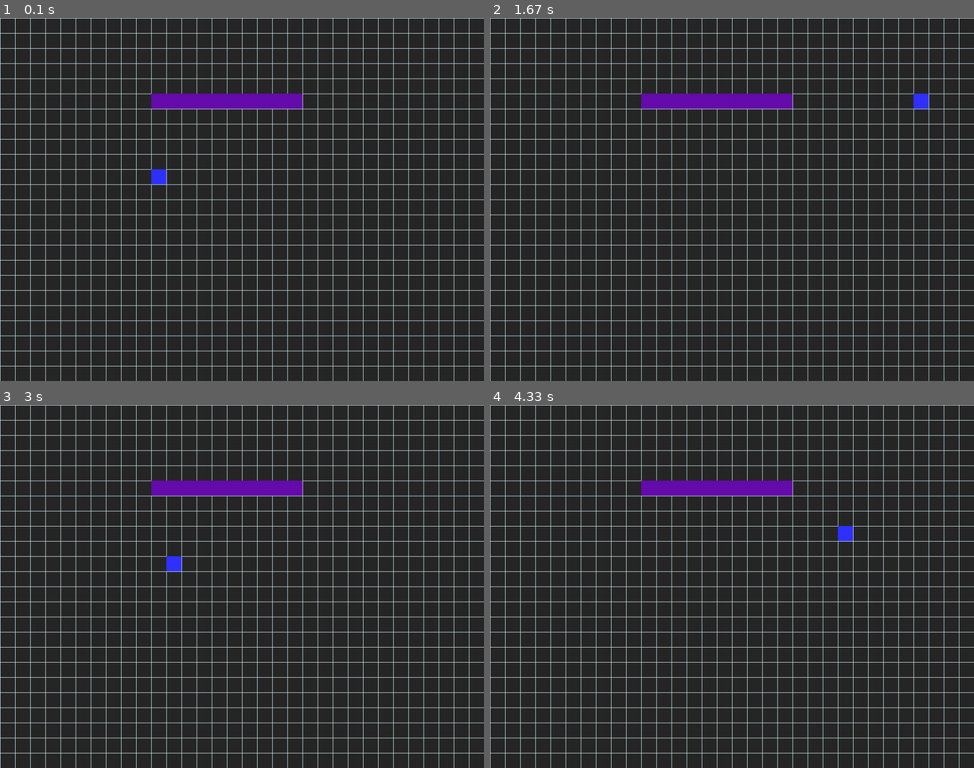
Above: before the commit, frames 1-4 (two rows, left to right).
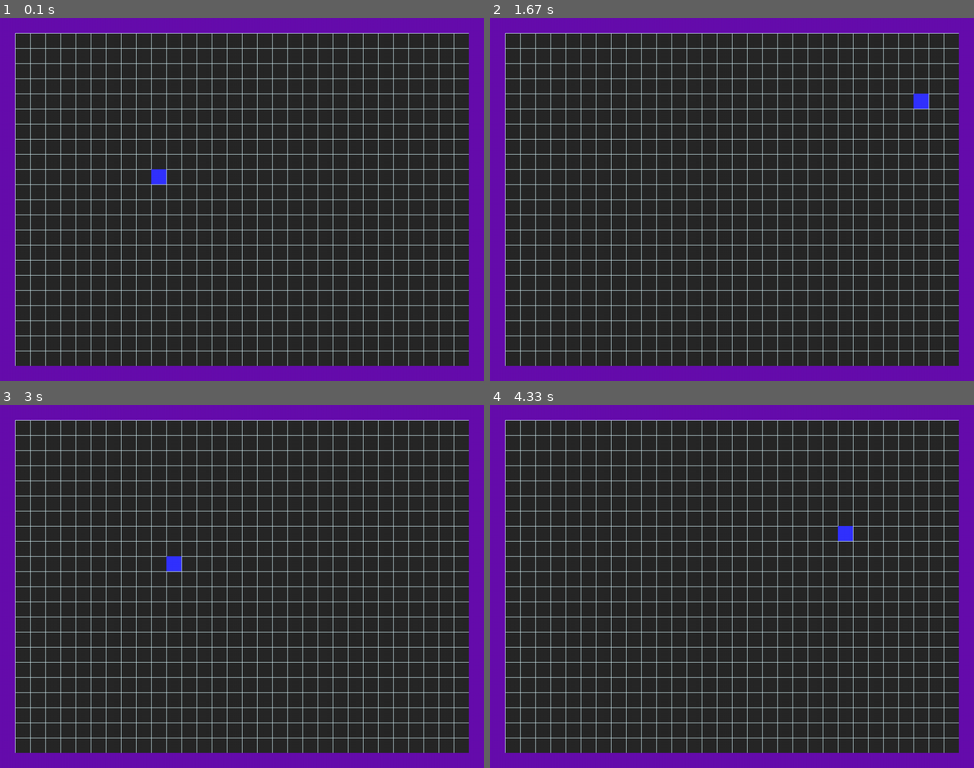
Above: after the commit, the same moments.

Repository: ArthurC13/A-Level-Project-Arthur-Chen
Game: pygame game, started from A level Project.py
Two runs of this game, one before a commit and one after it. Both use one fixed random seed, a clock stepped at 60 frames per second and the inputs below.
Inputs:
- Up to frame 1 (0.1 s): no input
- Up to frame 2 (1.67 s): hold Right 0.33-0.8 s; hold Up 0.83-1.13 s; hold Right 1.17-1.63 s
- Up to frame 3 (3 s): hold Left 1.67-2.2 s; hold Down 2.23-2.53 s; hold Left 2.57-2.97 s
- Up to frame 4 (4.33 s): hold Up 3-3.37 s; hold Right 3.4-4.03 s; hold Down from 4.07 s (still down)

The runs differ from the first frame. In frame 1, 15% of the frame differs, in the area x 0-100%, y 0-100%; in frame 2, 15%; in frame 3, 15%; in frame 4, 15%.

Commit message:
add maps

Diff:
--- a/A level Project.py
+++ b/A level Project.py
@@ -78,8 +78,26 @@
     def new_game(self):
         self.sprite_group_reset()
         self.player = Player(self, 10, 10)
-        for x in range(10, 20):
-            Wall(self, x, 5)
+        self.level = 1
+        self.load_map(self.level)
+
+    def load_map_file(self, map_path):
+        self.maplist = []
+        with open(map_path) as f:
+            for i in f:
+                self.maplist.append(i.strip())
+
+    def load_map(self, level):
+        self.load_map_file('maps/map'+str(level)+'.txt')
+        x = 0
+        y = 0
+        for line in self.maplist:
+            for item in line:
+                if item == '1':
+                    Wall(self, x, y)
+                x += 1
+            x = 0
+            y += 1
 
     def game_loop(self):
         self.done = False
--- /dev/null
+++ b/maps/map1.txt
@@ -0,0 +1,24 @@
+11111111111111111111111111111111
+10000000000000000000000000000001
+10000000000000000000000000000001
+10000000000000000000000000000001
+10000000000000000000000000000001
+10000000000000000000000000000001
+10000000000000000000000000000001
+10000000000000000000000000000001
+10000000000000000000000000000001
+10000000000000000000000000000001
+10000000000000000000000000000001
+10000000000000000000000000000001
+10000000000000000000000000000001
+10000000000000000000000000000001
+10000000000000000000000000000001
+10000000000000000000000000000001
+10000000000000000000000000000001
+10000000000000000000000000000001
+10000000000000000000000000000001
+10000000000000000000000000000001
+10000000000000000000000000000001
+10000000000000000000000000000001
+10000000000000000000000000000001
+11111111111111111111111111111111
--- /dev/null
+++ b/maps/map2.txt
@@ -0,0 +1,24 @@
+11111111111111111111111111111111
+10000000000000000000000000000001
+10000000000000000000000000000001
+10000001111111111111110000000001
+10000000000000000000000000000001
+10000000000000000000000000000001
+10000000000000000000000000000001
+10000000000000000000000000000001
+10000000000000000000000000000001
+10000000000000000000000000000001
+10000000000000000000000000000001
+10000000000000000000000000000001
+10000000000000000000000000000001
+10000000000000000000000000000001
+10000000000000000000000000000001
+10000000000000000000000000000001
+10000000000000000000000000000001
+10000000000000000000000000000001
+10000000000000000000000000000001
+10000000000000000000000000000001
+10000000000000000000000000000001
+10000000000000000000000000000001
+10000000000000000000000000000001
+11111111111111111111111111111111
Not shown, added: .DS_Store
